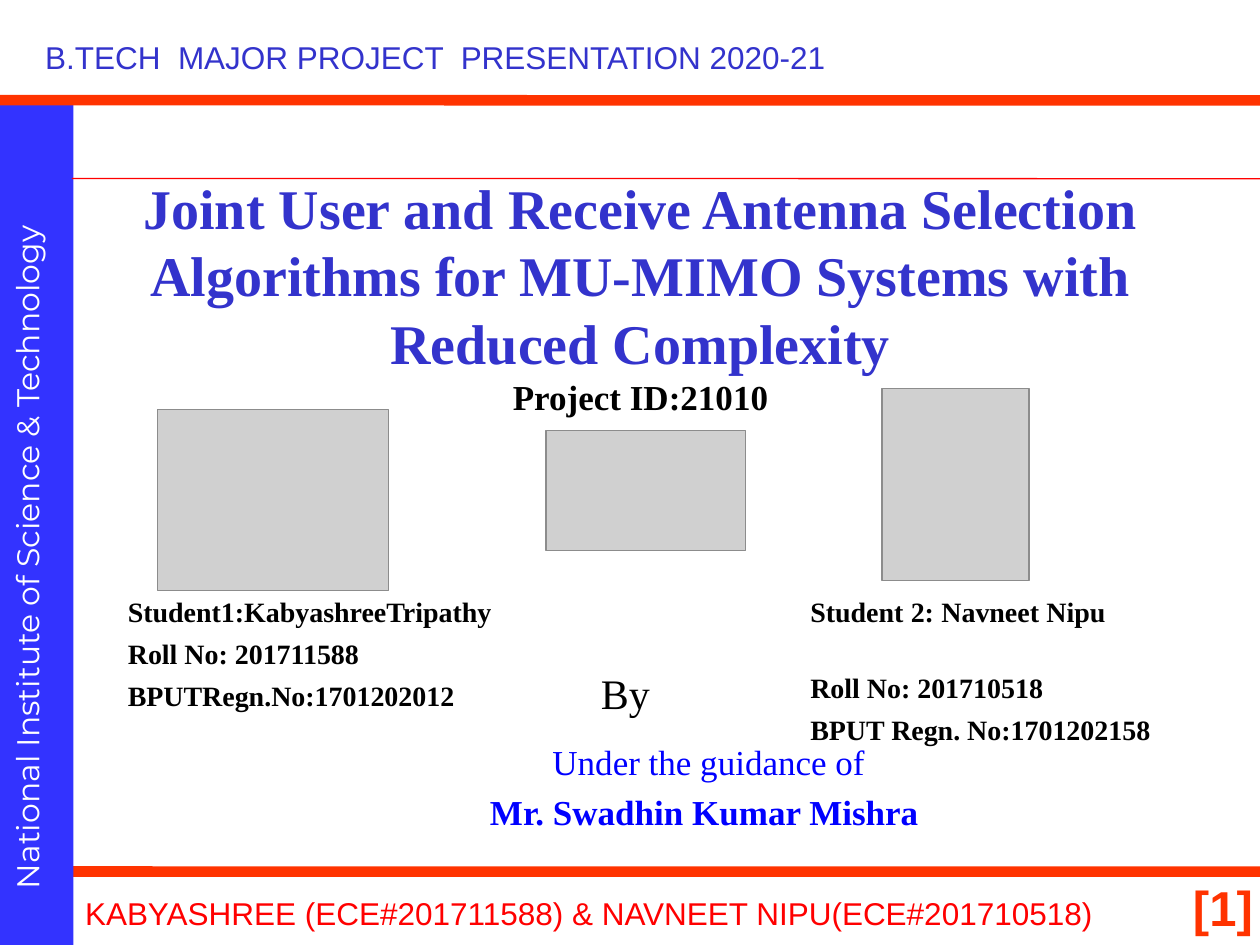
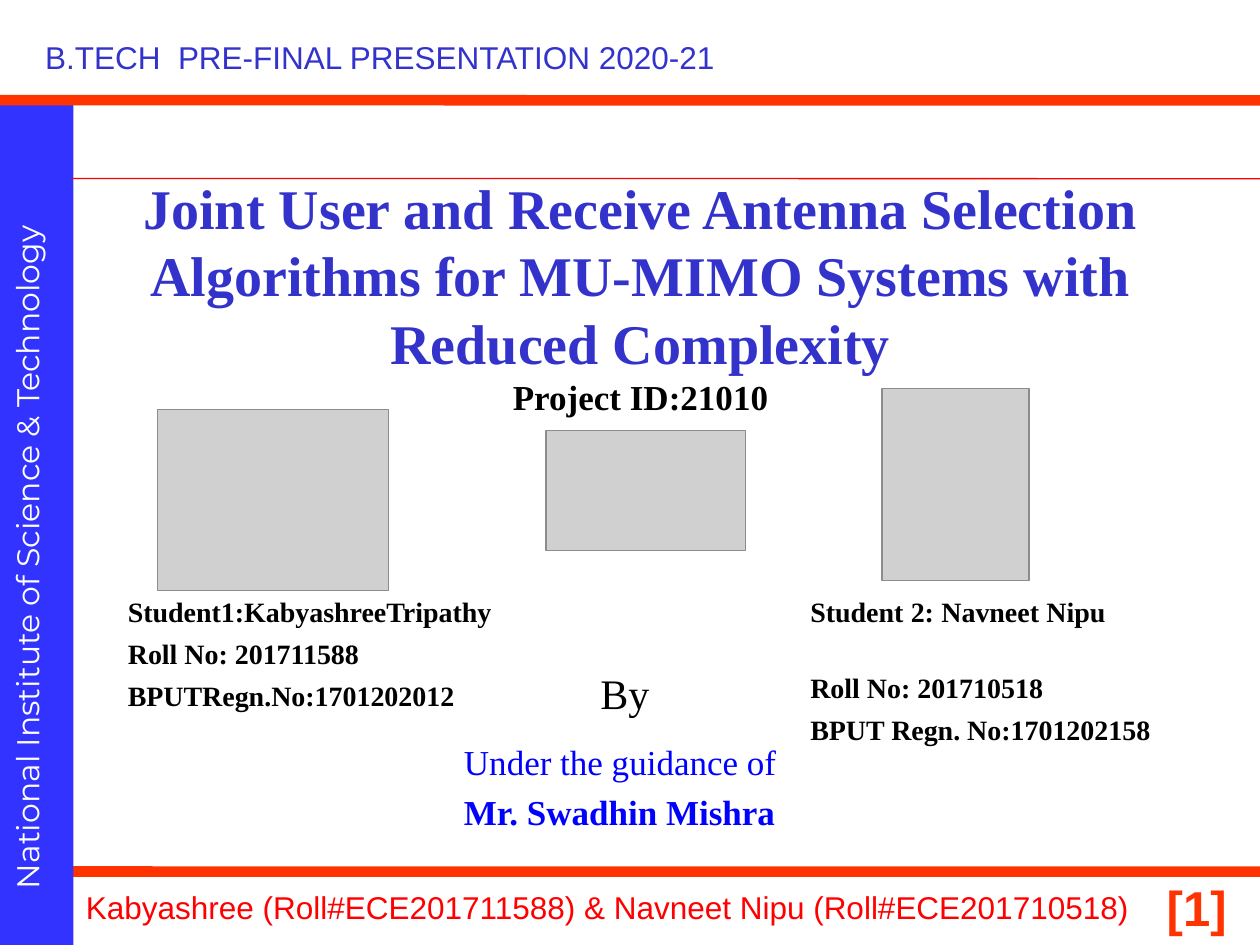
Before and after one commit to navneetnipu/btech_project, a slide deck: slide 1 of 21010.pptx. Drawn at 1260x945 pixels with LibreOffice and Linux fonts; fonts in the diff are those of the drawing; grey boxes stand for pictures; background and template pictures are left out. Boxes give left, top, right and bottom in pixels: in the first picture for what was removed or moved away, otherwise in the second. Text is boxed around its words. In the diff, an @@ line names an element or a change of style, - is before the commit and + after.

```diff
--- a/21010.pptx
+++ b/21010.pptx
@@ text at box(45, 47, 715, 70): text changed @@
-B.TECH MAJOR PROJECT PRESENTATION 2020-21
+B.TECH PRE-FINAL PRESENTATION 2020-21
@@ text "Under the guidance of": place and size @@
-text "Under the guidance of" at box(490, 750, 918, 826)
+text "Under the guidance of" at box(464, 750, 776, 826)
@@ text at box(464, 750, 776, 782): alignment centre to justified @@
@@ text at box(464, 800, 775, 826): text changed @@
-Mr. Swadhin Kumar Mishra
+Mr. Swadhin Mishra
@@ text at box(86, 896, 1128, 925): text changed @@
-KABYASHREE (ECE#201711588) & NAVNEET NIPU(ECE#201710518)
+Kabyashree (Roll#ECE201711588) & Navneet Nipu (Roll#ECE201710518)
@@ page number: place and size @@
-page number at box(1193, 890, 1253, 937)
+page number at box(1167, 890, 1227, 937)
```
Also in this commit, not shown: 26 other slides changed, 1 slide added, 6 slides removed, 14 other files.
